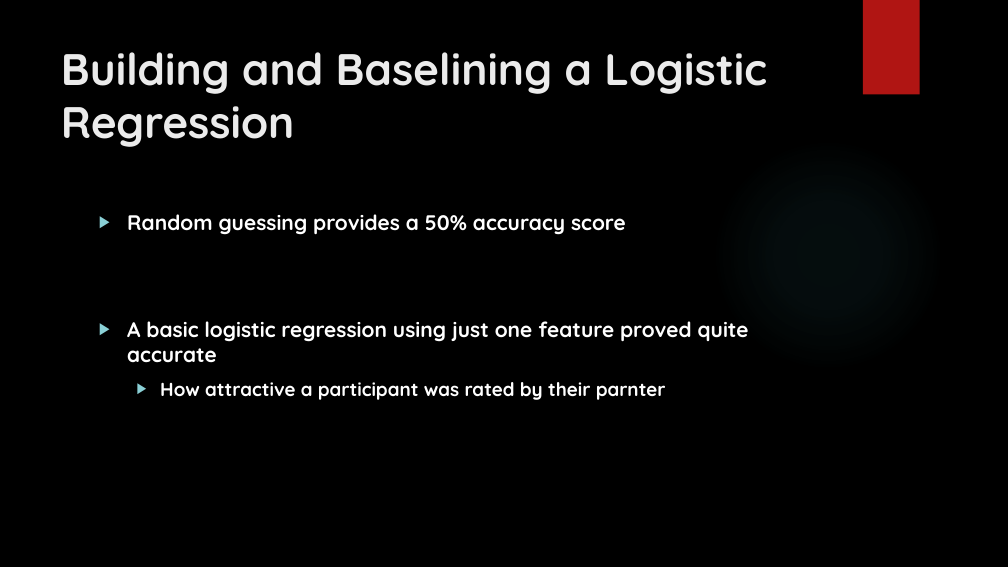
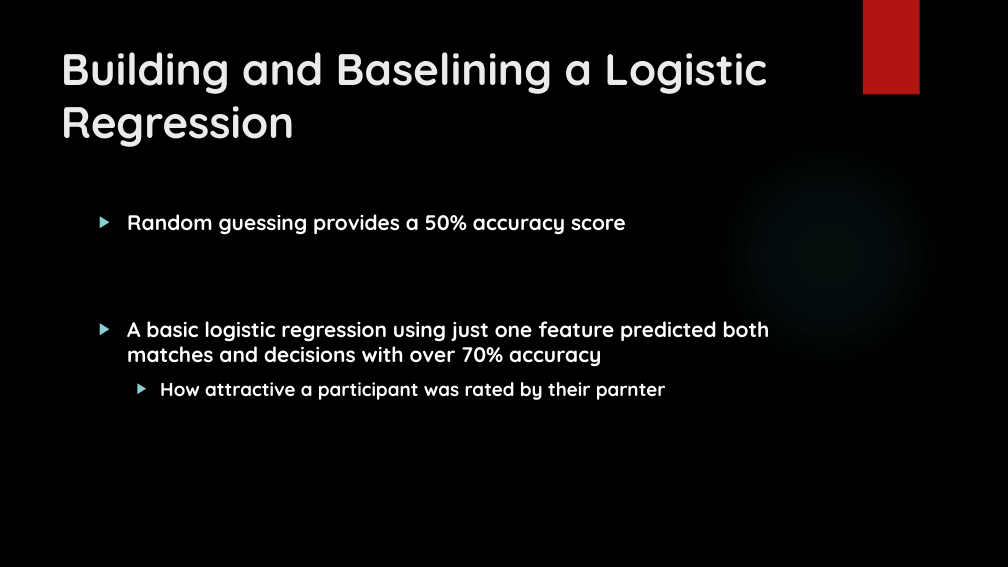
Before and after one commit to mohsseha/DSI-BOS-students, a slide deck: slide 8 of wedelljd/Capstone/Capstone Presentation.pptx. Drawn at 1008x567 pixels with LibreOffice and Linux fonts; fonts in the diff are those of the drawing; background and template pictures are left out. Boxes give left, top, right and bottom in pixels: in the first picture for what was removed or moved away, otherwise in the second. Text is boxed around its words. In the diff, an @@ line names an element or a change of style, - is before the commit and + after.

```diff
--- a/wedelljd/Capstone/Capstone Presentation.pptx
+++ b/wedelljd/Capstone/Capstone Presentation.pptx
@@ text at bbox=[127, 321, 770, 367]: text changed @@
-▶ A basic logistic regression using just one feature proved quite accurate
+▶ A basic logistic regression using just one feature predicted both matches and decisions with over 70% accuracy
```
Also in this commit, not shown: 1 other slide changed, 2 slides added.
